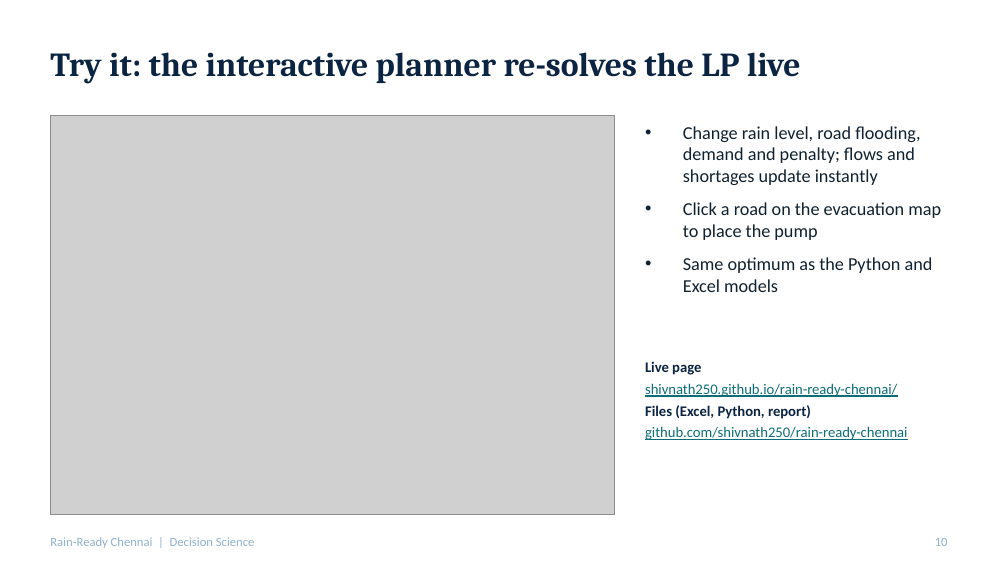
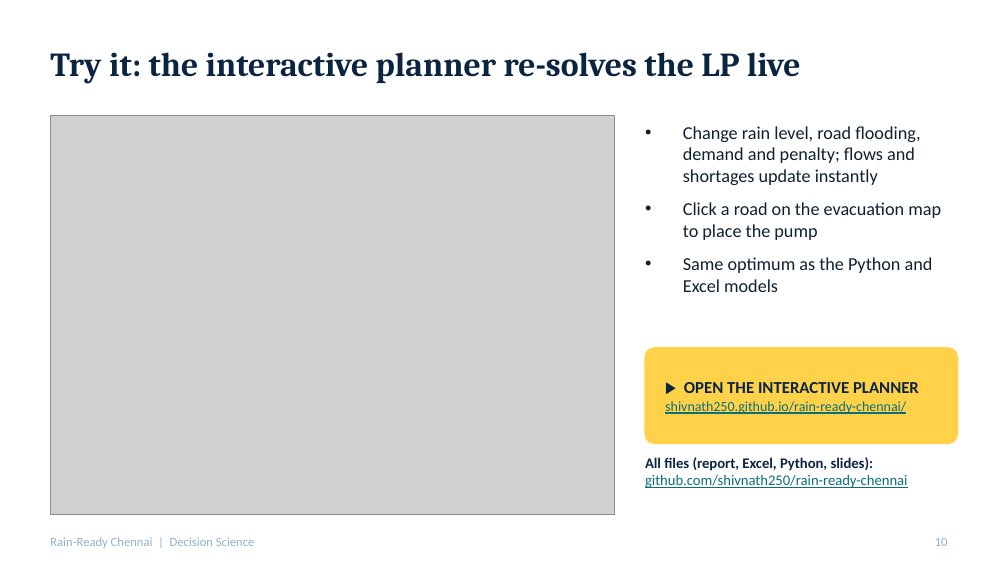
Before and after one commit to shivnath250/rain-ready-chennai, a slide deck: slide 10 of Rain_Ready_Chennai_Slides.pptx. Drawn at 1008x567 pixels with LibreOffice and Linux fonts; fonts in the diff are those of the drawing; grey boxes stand for pictures. Boxes give left, top, right and bottom in pixels: in the first picture for what was removed or moved away, otherwise in the second. Text is boxed around its words. In the diff, an @@ line names an element or a change of style, - is before the commit and + after.

```diff
--- a/Rain_Ready_Chennai_Slides.pptx
+++ b/Rain_Ready_Chennai_Slides.pptx
@@ rounded rectangle added at (645, 348, 958, 444), fill #FFD24A, outline #FFD24A 1 pt @@
@@ text added at (665, 382, 919, 414), 10 pt, text #0D6E78, underline @@
+▶ OPEN THE INTERACTIVE PLANNER
+shivnath250.github.io/rain-ready-chennai/
@@ text at (645, 457, 907, 488): text changed @@
-Live page
-shivnath250.github.io/rain-ready-chennai/
-Files (Excel, Python, report)
-github.com/shivnath250/rain-ready-chennai
+All files (report, Excel, Python, slides): github.com/shivnath250/rain-ready-chennai
```
Also in this commit, not shown: 2 other slides changed, 3 other files.
